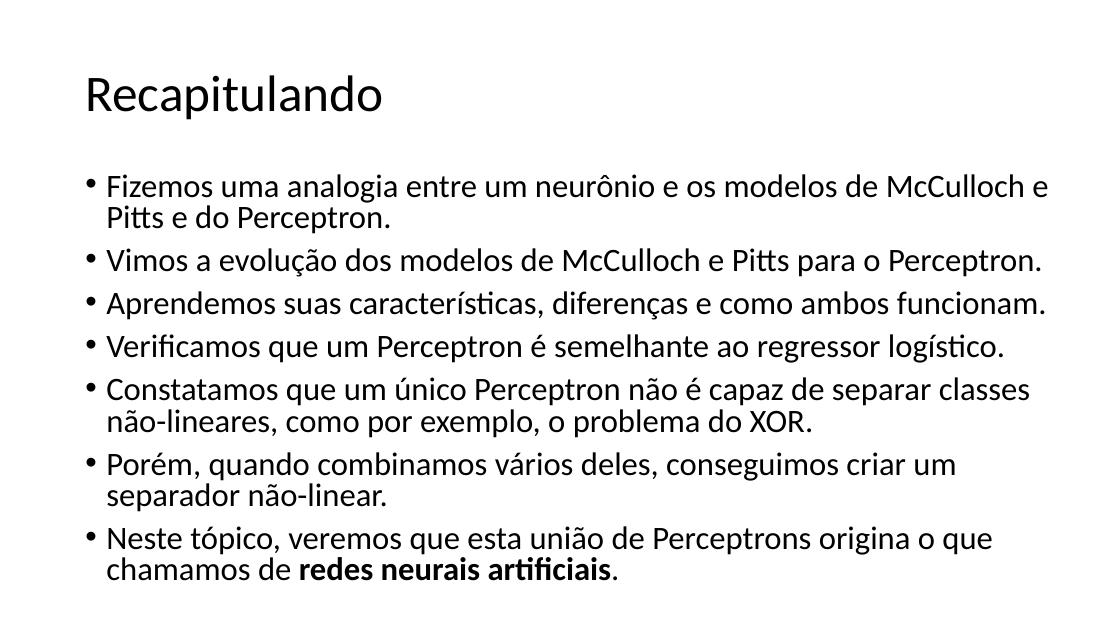
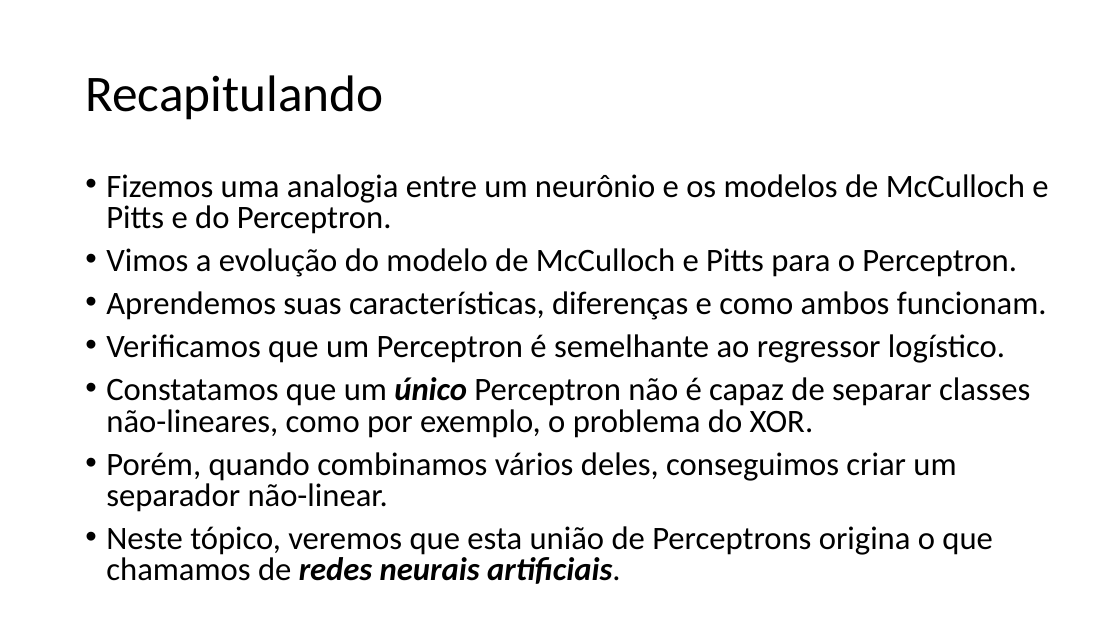
Before and after one commit to zz4fap/t320_aprendizado_de_maquina, a slide deck: slide 2 of slides/T320_Redes_Neurais_Artificiais (Parte II).pptx. Drawn at 1120x630 pixels with LibreOffice and Linux fonts; fonts in the diff are those of the drawing. Boxes give left, top, right and bottom in pixels: in the first picture for what was removed or moved away, otherwise in the second. Text is boxed around its words. In the diff, an @@ line names an element or a change of style, - is before the commit and + after.

```diff
--- a/slides/T320_Redes_Neurais_Artificiais (Parte II).pptx
+++ b/slides/T320_Redes_Neurais_Artificiais (Parte II).pptx
@@ text at (106,248,1017,277): text changed @@
-• Vimos a evolução dos modelos de McCulloch e Pitts para o Perceptron.
+• Vimos a evolução do modelo de McCulloch e Pitts para o Perceptron.
@@ text at (106,377,1030,584): bold on in "único"; italic on in "único", "redes neurais artificiais." @@
```
Also in this commit, not shown: 6 other slides changed, 1 slide added, 4 other files.
